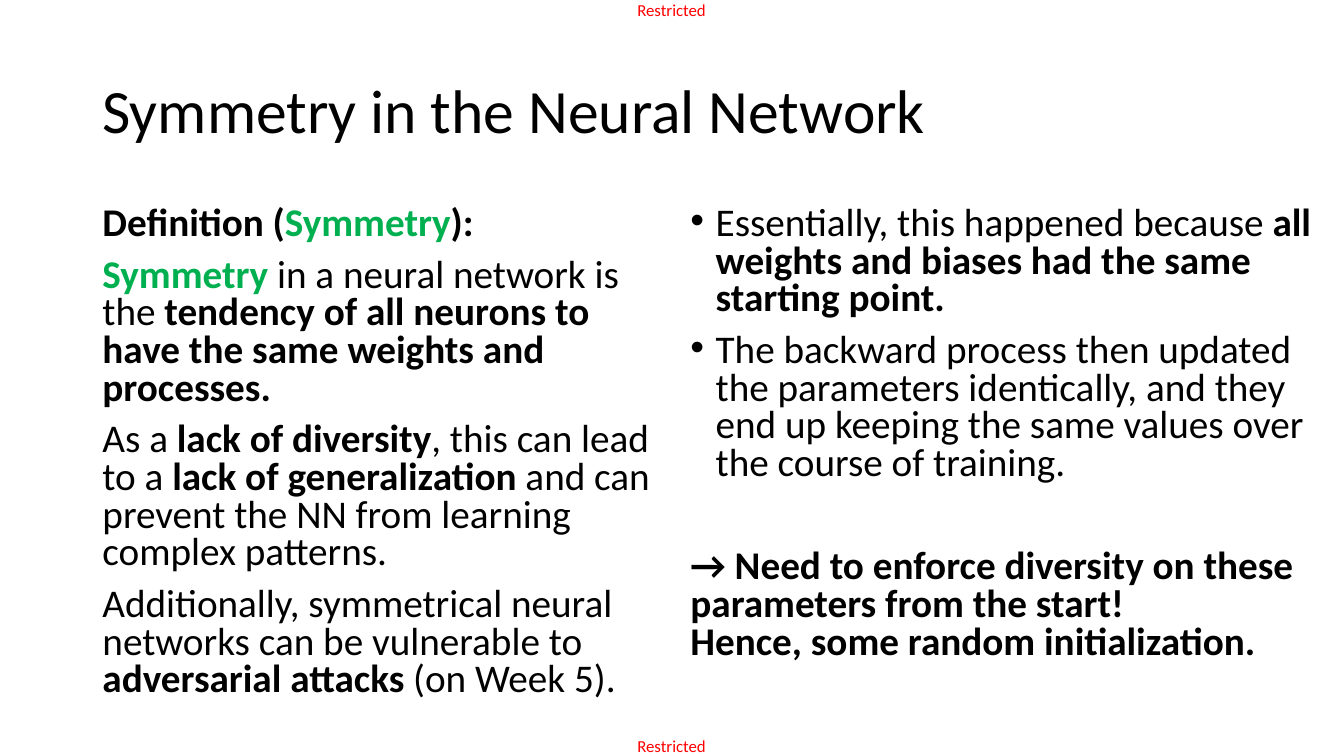
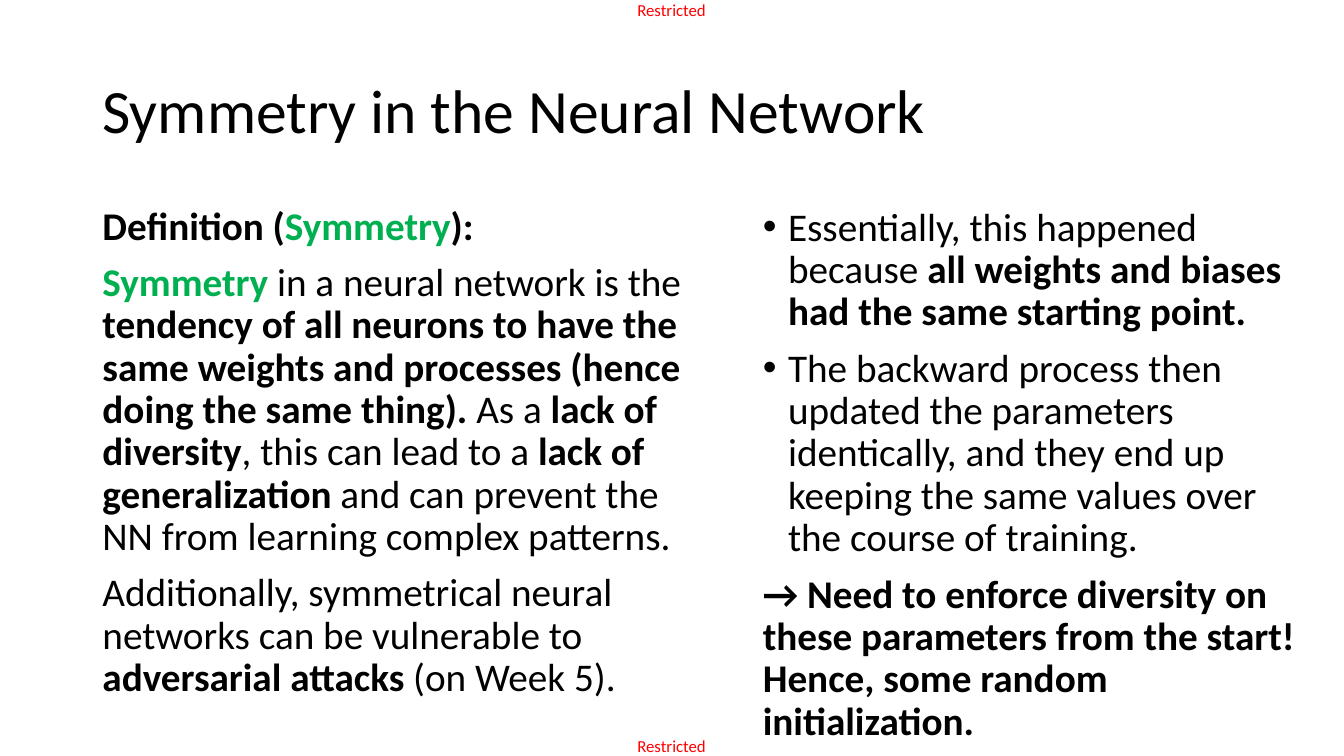
Before and after one commit to matthieudemari/SUTD_DL_50_039, a slide deck: slide 16 of W2/1. W2S1 final/W2S1.pptx. Drawn at 1344x756 pixels with LibreOffice and Linux fonts; fonts in the diff are those of the drawing. Boxes give left, top, right and bottom in pixels: in the first picture for what was removed or moved away, otherwise in the second. Text is boxed around its words. In the diff, an @@ line names an element or a change of style, - is before the commit and + after.

```diff
--- a/W2/1. W2S1 final/W2S1.pptx
+++ b/W2/1. W2S1 final/W2S1.pptx
@@ text "Essentially, this happened because all ...": place and size @@
-text "Essentially, this happened because all ..." at [690,208,1312,660]
+text "Essentially, this happened because all ..." at [763,213,1295,736]
@@ text "Essentially, this happened because all ..." at [763,213,1295,736]: line spacing 0.8 to 0.9 @@
@@ text at [102,211,616,697]: line spacing 0.8 to 0.9 @@
@@ text at [102,268,681,557]: text changed @@
-Symmetry in a neural network is the tendency of all neurons to have the same weights and processes.
-As a lack of diversity, this can lead to a lack of generalization and can prevent the NN from learning complex patterns.
+Symmetry in a neural network is the tendency of all neurons to have the same weights and processes (hence doing the same thing). As a lack of diversity, this can lead to a lack of generalization and can prevent the NN from learning complex patterns.
```
Also in this commit, not shown: 15 other slides changed, 6 other files.
